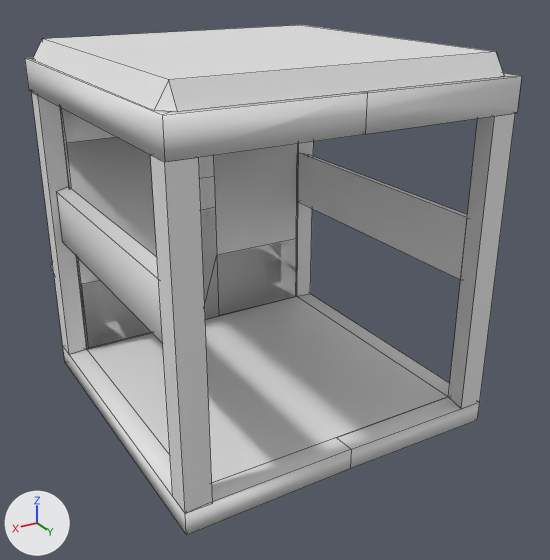
Two versions of the Blender file Assets/homestead/models/3dprinter.blend, one commit apart.
Both versions are drawn from a 50 mm camera at (2.65, 4.7, 3.15) aimed at (-0.14, 0.06, 0.83). The lights are fixed; the arrows at lower left show +X, +Y and +Z. Mesh edges are drawn as thin lines. Materials are left out; every surface is plain grey.

Objects in the first picture: 'printer'.
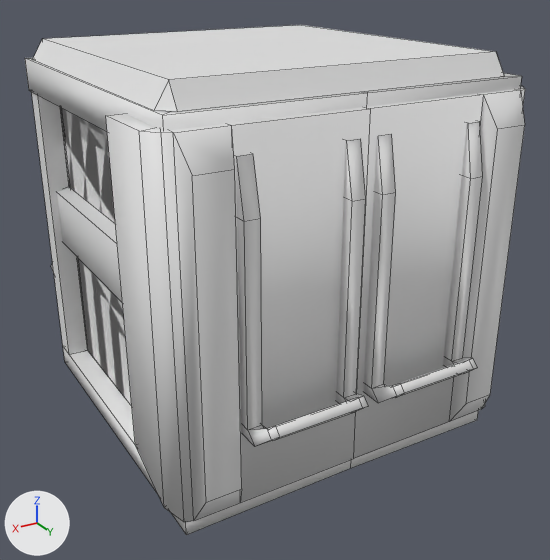
Boxes [x1, y1, x2, y2] around the edits, measured in the pictures (550 x 560 px):
'printer_door', shown
    after: [106, 86, 525, 523]
'printer_glass', shown
    after: [60, 107, 132, 406]
'printer', unchanged, covered by the edit
    both: [25, 25, 522, 535]

What the commit changed:
Object 'printer_glass' (ob_printer_glass) is now shown.
Object 'printer_door' (ob_printer_door) is now shown.
